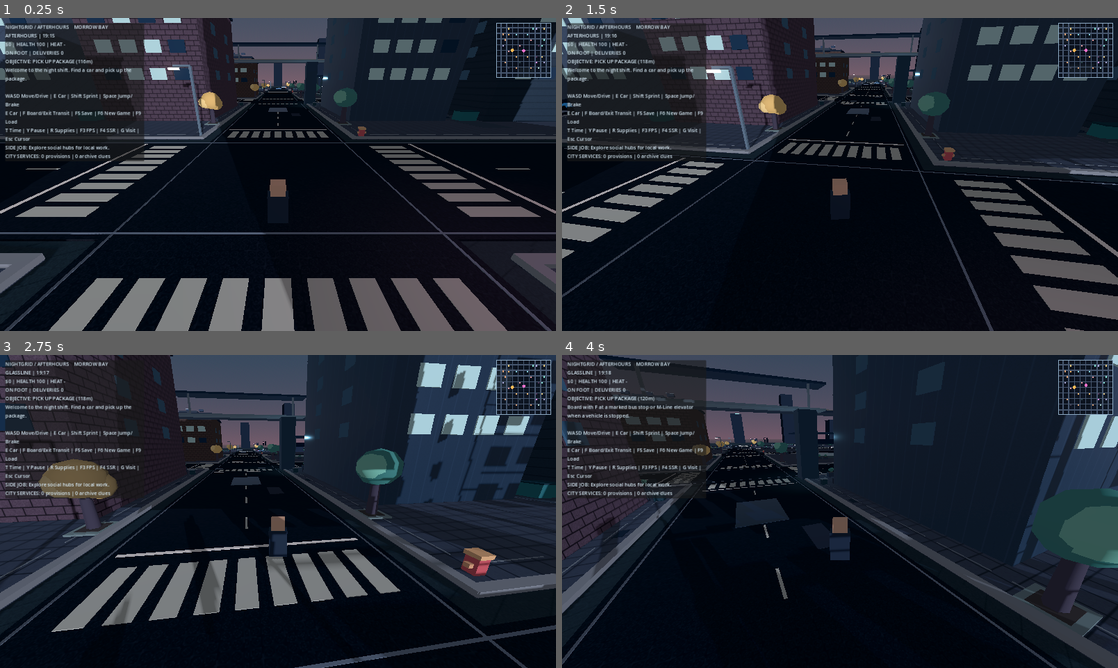
Above: before the commit, frames 1-4 (two rows, left to right).
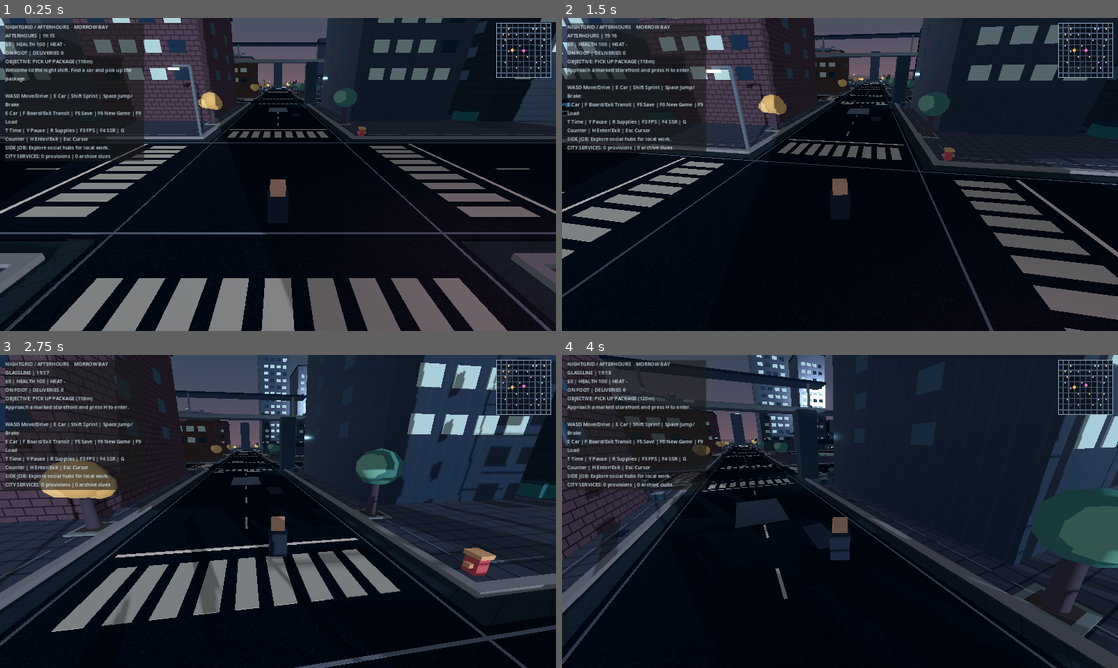
Above: after the commit, the same moments.

Repository: ProhibitedTV/NightGrid-Afterhours
Game: Godot game, scene res://scenes/main.tscn
Two runs of this game, one before a commit and one after it. Both use one fixed random seed, a clock stepped at 60 frames per second and the inputs below.
Inputs (mouse positions are in pixels of both pictures, inside the frame that each line leads up to):
- Up to frame 1 (0.25 s): no input
- Up to frame 2 (1.5 s): tap Enter at 0.5 s; move the mouse to (867, 174) at 0.52 s; hold W from 0.53 s (still down); tap H at 0.6, 1.35 s; tap Space at 0.77 s; move the mouse to (812, 174) at 1.27 s
- Up to frame 3 (2.75 s): keep holding W; tap Space at 1.52 s; move the mouse to (289, 505) at 2.02 s; hold Shift from 2.03 s (still down); tap H at 2.3 s
- Up to frame 4 (4 s): keep holding W; move the mouse to (834, 517) at 2.77 s; release Shift at 2.78 s; tap E at 2.85 s; tap Space at 3.02, 3.77 s; tap H at 3.05, 3.8 s; move the mouse to (878, 514) at 3.52 s; tap F at 3.6 s

The runs differ from the first frame. In frame 1, 0.2% of the frame differs, in the area x 1-25%, y 35-40%; in frame 2, 2.0%; in frame 3, 3.5%; in frame 4, 4.3%, in the area x 0-49%, y 0-46%.

Commit message:
feat(gameplay): H enter/exit, G interior services, saved indoor state and live neighborhood streaming

Diff:
--- a/scripts/world.gd
+++ b/scripts/world.gd
@@ -15,6 +15,7 @@
 const RailSystemScript = preload("res://scripts/rail_system.gd")
 const VenueSystemScript = preload("res://scripts/venue_system.gd")
 const CivicServicesScript = preload("res://scripts/civic_services.gd")
+const InteriorSystemScript = preload("res://scripts/interior_system.gd")
 const CELL = 58.0
 const GRID_RADIUS = 4
 const PLAYER_START = Vector3(0.0, 1.15, 6.0)
@@ -53,6 +54,7 @@
 var rail: Node3D
 var venue_system: Node3D
 var civic_services: Node3D
+var interiors: Node3D
 var civic_selected_id := ""
 var civic_job_active := ""
 var civic_job_completed: Array[String] = []
@@ -119,6 +121,8 @@
 				_toggle_transit()
 			KEY_G:
 				_toggle_interaction()
+			KEY_H:
+				_toggle_interior()
 			KEY_R:
 				_consume_ration()
 			KEY_1:
@@ -145,7 +149,10 @@
 	if not is_instance_valid(player):
 		return
 	var actor := _actor()
-	street_lights.call("set_focus", actor.global_position)
+	var indoors: bool = interiors.call("is_inside")
+	if not indoors:
+		city_details.call("set_focus", actor.global_position)
+	street_lights.call("set_focus", interiors.get("exterior_position") if indoors else actor.global_position)
 	venue_system.call("set_focus", actor.global_position)
 	civic_services.call("set_focus", actor.global_position)
 	_venue_clock_tick += delta
@@ -154,23 +161,26 @@
 		venue_system.call("set_hour", float(day_night.get("hour")))
 		civic_services.call("set_hour", float(day_night.get("hour")))
 	if venue_panel.visible:
-		var menu_position: Vector3 = civic_services.call("position_for", civic_selected_id) if not civic_selected_id.is_empty() else venue_system.call("venue_position", venue_selected_id)
+		var menu_position: Vector3 = interiors.call("get_counter_point") if indoors else (
+			civic_services.call("position_for", civic_selected_id) if not civic_selected_id.is_empty() else
+			venue_system.call("venue_position", venue_selected_id))
 		if current_car != null or current_transit != null or menu_position.distance_to(player.global_position) > 7.0:
 			_close_venue()
 	if current_car == null and current_transit == null:
 		player.set("camera_yaw", yaw)
 	var focus := actor.global_position + Vector3.UP * (1.65 if current_car != null or current_transit != null else 1.45)
-	var camera_distance := 21.0 if transit_kind == "TRAIN" else (15.0 if transit_kind == "BUS" else (13.0 if current_car != null else 7.5))
+	var camera_distance := 5.0 if indoors else (21.0 if transit_kind == "TRAIN" else (15.0 if transit_kind == "BUS" else (13.0 if current_car != null else 7.5)))
 	var camera_offset := Vector3(0.0, sin(pitch) * camera_distance, cos(pitch) * camera_distance).rotated(Vector3.UP, yaw)
 	camera.global_position = camera.global_position.lerp(focus + camera_offset, minf(delta * 7.0, 1.0))
 	camera.look_at(focus, Vector3.UP)
-	if current_transit == null and actor.global_position.distance_to(mission_position) < 5.3:
+	if not indoors and current_transit == null and actor.global_position.distance_to(mission_position) < 5.3:
 		_advance_mission()
-	if actor.global_position.y < -15.0 or absf(actor.global_position.x) > 390.0 or absf(actor.global_position.z) > 390.0:
+	if (actor.global_position.y < -15.0 or not indoors and
+			(absf(actor.global_position.x) > 390.0 or absf(actor.global_position.z) > 390.0)):
 		_respawn()
 	heat = maxf(0.0, heat - delta * 0.008)
 	police_cooldown -= delta
-	if heat >= 0.8 and officers.size() < mini(ceili(heat), 3) and police_cooldown <= 0.0:
+	if not indoors and heat >= 0.8 and officers.size() < mini(ceili(heat), 3) and police_cooldown <= 0.0:
 		_spawn_police()
 		police_cooldown = 8.0
 	if heat < 0.15 and not officers.is_empty():
@@ -179,7 +189,7 @@
 				officer.queue_free()
 		officers.clear()
 	for officer in officers:
-		if is_instance_valid(officer):
+		if is_instance_valid(officer) and not indoors:
 			officer.set("police_target", actor)
 			if officer.global_position.distance_to(actor.global_position) < 3.8:
 				health -= delta * 7.0
@@ -286,6 +296,8 @@
 
 func _respawn() -> void:
 	_close_venue()
+	if interiors.call("is_inside"):
+		interiors.call("leave")
 	current_transit = null
 	transit_kind = ""
 	if current_car != null:
@@ -412,6 +424,9 @@
 	civic_services.name = "CivicServices"
 	add_child(civic_services)
 	civic_services.call("set_hour", float(day_night.get("hour")))
+	interiors = InteriorSystemScript.new()
+	interiors.name = "Interiors"
+	add_child(interiors)
 
 func _create_player() -> void:
 	player = CharacterBody3D.new()
@@ -570,7 +585,8 @@
 		"transit_kind": transit_kind, "transit_id": aboard_id,
 		"venue_job_active": venue_job_active, "venue_job_completed": venue_job_completed.duplicate(),
 		"civic_job_active": civic_job_active, "civic_job_completed": civic_job_completed.duplicate(),
-		"civic_intel": civic_intel.duplicate(), "ration_packs": ration_packs
+		"civic_intel": civic_intel.duplicate(), "ration_packs": ration_packs,
+		"interior": interiors.call("snapshot")
 	}
 
 func _apply_snapshot(data: Dictionary) -> void:
@@ -644,12 +660,73 @@
 			var confirmed := str(site_id)
 			if not civic_services.call("site_by_id", confirmed).is_empty() and not civic_intel.has(confirmed):
 				civic_intel.append(confirmed)
+	# Old save slots have no indoor field and continue to open outdoors.
+	var restored_room: Dictionary = data.get("interior", {})
+	if not restored_room.is_empty() and current_car == null and current_transit == null:
+		var group := str(restored_room.get("group", ""))
+		var room_id := str(restored_room.get("id", ""))
+		var room_site: Dictionary = civic_services.call("site_by_id", room_id) if group == "CIVIC" else venue_system.call("venue_by_id", room_id)
+		if interiors.call("restore", restored_room, room_site):
+			player.global_position = Vector3(float(position_data[0]), float(position_data[1]), float(position_data[2]))
+			if player.global_position.distance_to(interiors.call("get_entry_point")) > 13.0:
+				player.global_position = interiors.call("get_entry_point")
+			player.velocity = Vector3.ZERO
+			city_details.call("set_focus", interiors.get("exterior_position"))
+	if not interiors.call("is_inside"):
+		city_details.call("set_focus", player.global_position)
 	_set_mission_target(DROPOFFS[deliveries % DROPOFFS.size()] if carrying else PICKUPS[deliveries % PICKUPS.size()], carrying)
 	_notify("Save loaded. Seed %d; Morrow Bay restored." % int(session.get("world_seed")))
+
+func _toggle_interior() -> void:
+	if interiors.call("is_inside"):
+		if not interiors.call("exit_reachable", player.global_position):
+			_notify("Return to the glowing doorway, then press H to leave.")
+			return
+		_close_venue()
+		var return_position: Vector3 = interiors.call("leave")
+		player.global_position = return_position
+		player.velocity = Vector3.ZERO
+		camera.global_position = player.global_position + Vector3(0.0, 3.0, 5.0)
+		city_details.call("set_focus", return_position)
+		_notify("Back on the street. Your saved city is exactly where you left it.")
+		return
+	if current_car != null or current_transit != null:
+		_notify("Exit your vehicle before entering a building.")
+		return
+	var venue: Dictionary = venue_system.call("nearest_venue", player.global_position)
+	var civic: Dictionary = civic_services.call("nearest_site", player.global_position)
+	if venue.is_empty() and civic.is_empty():
+		_notify("Approach a marked storefront and press H to enter.")
+		return
+	var group := "VENUE"
+	var site: Dictionary = venue
+	var distance := 9999.0
+	if not venue.is_empty():
+		distance = player.global_position.distance_to(venue_system.call("venue_position", str(venue["id"])))
+	if not civic.is_empty():
+		var civic_distance: float = player.global_position.distance_to(civic_services.call("position_for", str(civic["id"])))
+		if civic_distance < distance:
+			group = "CIVIC"
+			site = civic
+	var old_position := player.global_position
+	_close_venue()
+	player.global_position = interiors.call("enter", site, group, old_position)
+	player.velocity = Vector3.ZERO
+	camera.global_position = player.global_position + Vector3(0.0, 3.0, 5.0)
+	_notify("Inside %s. Approach the service counter with G; H exits at the doorway." % str(site["name"]))
 
 func _toggle_interaction() -> void:
 	if venue_panel.visible:
 		_close_venue()
+		return
+	if interiors.call("is_inside"):
+		if not interiors.call("counter_reachable", player.global_position):
+			_notify("Walk toward the staffed service counter to interact.")
+			return
+		if str(interiors.call("active_site_group")) == "CIVIC":
+			_toggle_civic()
+		else:
+			_toggle_venue()
 		return
 	if current_car != null or current_transit != null:
 		_notify("Get out of the vehicle before interacting with neighborhood businesses.")
@@ -671,7 +748,7 @@
 	if venue_panel.visible:
 		_close_venue()
 		return
-	var site: Dictionary = civic_services.call("nearest_site", player.global_position)
+	var site: Dictionary = civic_services.call("site_by_id", str(interiors.call("active_site_id"))) if interiors.call("is_inside") else civic_services.call("nearest_site", player.global_position)
 	if site.is_empty():
 		_notify("No public service counter within reach.")
 		return
@@ -836,7 +913,7 @@
 		return ""
 	var point: Vector3 = civic_services.call("position_for", str(order["to"]))
 	var place: Dictionary = civic_services.call("site_by_id", str(order["to"]))
-	return "WORK ORDER: %s / %s (%dm)" % [str(order["title"]), str(place["name"]), roundi(_actor().global_position.distance_to(point))]
+	return "WORK ORDER: %s / %s (%dm)" % [str(order["title"]), str(place["name"]), roundi((interiors.get("exterior_position") if interiors.call("is_inside") else _actor().global_position).distance_to(point))]
 
 func _civic_job_target() -> Vector3:
 	var order: Dictionary = civic_services.call("order_by_id", civic_job_active)
@@ -849,7 +926,7 @@
 	if venue_panel.visible:
 		_close_venue()
 		return
-	var venue: Dictionary = venue_system.call("nearest_venue", player.global_position)
+	var venue: Dictionary = venue_system.call("venue_by_id", str(interiors.call("active_site_id"))) if interiors.call("is_inside") else venue_system.call("nearest_venue", player.global_position)
 	if venue.is_empty():
 		_notify("Find a glowing venue frontage, then press G to visit.")
 		return
@@ -958,7 +1035,7 @@
 	if job.is_empty():
 		return ""
 	var venue: Dictionary = venue_system.call("venue_by_id", str(job["to"]))
-	var dist := roundi(_actor().global_position.distance_to(venue_system.call("venue_position", str(job["to"]))))
+	var dist := roundi((interiors.get("exterior_position") if interiors.call("is_inside") else _actor().global_position).distance_to(venue_system.call("venue_position", str(job["to"]))))
 	return "SIDE JOB: %s / %s (%dm)" % [str(job["title"]), str(venue["name"]), dist]
 
 func _create_camera() -> void:
@@ -1053,8 +1130,9 @@
 	venue_panel.add_child(venue_label)
 
 func _update_hud() -> void:
-	var district: String = city_details.call("get_district_at", _actor().global_position)
-	var landmark: String = city_details.call("get_nearby_landmark", _actor().global_position)
+	var outdoors: Vector3 = interiors.get("exterior_position") if interiors.call("is_inside") else _actor().global_position
+	var district: String = city_details.call("get_district_at", outdoors)
+	var landmark: String = city_details.call("get_nearby_landmark", outdoors)
 	var local_name := district if landmark.is_empty() else "%s / %s" % [district, landmark]
 	var clock: String = day_night.call("clock_string")
 	var vehicle_text := "ON FOOT"
@@ -1064,13 +1142,21 @@
 		vehicle_text = "M-LINE RIDER" if transit_kind == "TRAIN" else "CITY LOOP RIDER"
 	var wanted_text := "-" if heat < 0.15 else "★".repeat(maxi(1, ceili(heat)))
 	var mission := "DELIVER PACKAGE" if carrying else "PICK UP PACKAGE"
-	var distance := roundi(_actor().global_position.distance_to(mission_position))
+	var distance := roundi(outdoors.distance_to(mission_position))
 	var message := notification if notification_time > 0.0 else ""
 	if performance_overlay:
 		var fps := maxi(Engine.get_frames_per_second(), 1)
 		performance_label.text = "RTX 3060 target: 60 FPS @1080p | Actual: %d FPS | %.1f ms" % [fps, 1000.0 / float(fps)]
-	hud_label.text = "NIGHTGRID / AFTERHOURS    MORROW BAY\n%s  …(215 unchanged characters)… ause | R Supplies | F3 FPS | F4 SSR | G Visit | Esc Cursor" % [local_name, clock, c …(86 unchanged characters)…
+	hud_label.text = "NIGHTGRID / AFTERHOURS    MORROW BAY\n%s  …(215 unchanged characters)… ause | R Supplies | F3 FPS | F4 SSR | G Counter | H Enter/Exit | Esc Cursor" % [local_name, clock, c …(86 unchanged characters)…
 	hud_label.text += "\n" + _venue_job_text() + "\n" + _civic_job_text()
+	if interiors.call("is_inside"):
+		var site_id := str(interiors.call("active_site_id"))
+		var room_site: Dictionary = civic_services.call("site_by_id", site_id) if str(interiors.call("active_site_group")) == "CIVIC" else venue_system.call("venue_by_id", site_id)
+		hud_label.text += "\nINSIDE: %s | %s" % [str(room_site.get("name", site_id)), "H EXIT" if interiors.call("exit_reachable", player.global_position) else "Return to front door"]
+		if interiors.call("counter_reachable", player.global_position):
+			hud_label.text += "\n[G] Service counter"
+		_update_venue_panel()
+		return
 	if current_car == null and current_transit == null:
 		var near: Dictionary = venue_system.call("nearest_venue", player.global_position)
 		if not near.is_empty():
@@ -1097,9 +1183,10 @@
 		if is_instance_valid(officer):
 			car_positions.append(Vector2(officer.global_position.x, officer.global_position.z))
 	var actor := _actor()
+	var map_actor: Vector3 = interiors.get("exterior_position") if interiors.call("is_inside") else actor.global_position
 	var quest: Vector3 = _venue_job_target()
 	return {
-		"player": Vector2(actor.global_position.x, actor.global_position.z),
+		"player": Vector2(map_actor.x, map_actor.z),
 		"mission": Vector2(mission_position.x, mission_position.z),
 		"officers": car_positions,
 		"carrying": carrying,
@@ -1107,6 +1194,7 @@
 		"side_quest_active": not venue_job_active.is_empty(),
 		"venues": venue_system.call("get_map_pins"),
 		"services": civic_services.call("get_map_pins"),
+		"indoors": interiors.call("is_inside"),
 		"civic_quest_active": not civic_job_active.is_empty(),
 		"civic_quest": Vector2(_civic_job_target().x, _civic_job_target().z)
 	}
